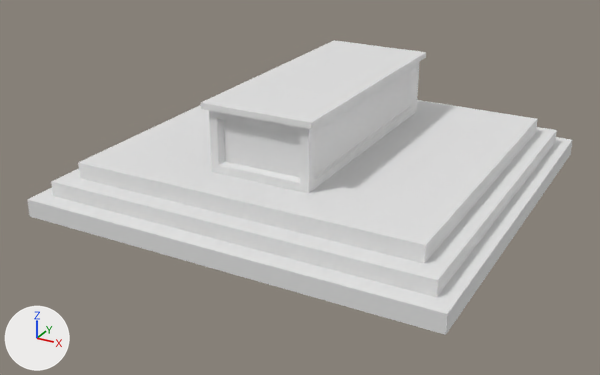
Renders of the Blender file Resources/ArtSharing/JuliaArt/CryptTopStuff/CryptTopMainRoom/CryptTopAlter.blend from each side of a commit.
Before and after are seen from a 50 mm camera at (14.3, -28.0, 13.5) aimed at (-0.4, -1.3, 0.2). The lights are fixed; the arrows at lower left show +X, +Y and +Z. The first picture is the older version.

Script lines for the objects in view, before the commit:
```python
me_cube_001 = bpy.data.meshes.new('Cube.001')
me_cube_001.from_pydata(...)  # 24 vertices, 22 faces; spans x -8.2..8.2, y -8.1..8.1, z 0.0..1.9
me_cube_004 = bpy.data.meshes.new('Cube.004')
me_cube_004.from_pydata(...)  # 48 vertices, 46 faces; spans x -2.2..2.2, y -5.2..5.2, z 1.91..4.56
ob_cube = bpy.data.objects.new('Cube', me_cube_004)
ob_cube.location = (0.0, 0.0, 0.0)
ob_cube_002 = bpy.data.objects.new('Cube.002', me_cube_001)
ob_cube_002.location = (0.0, 0.0, 0.0)
```
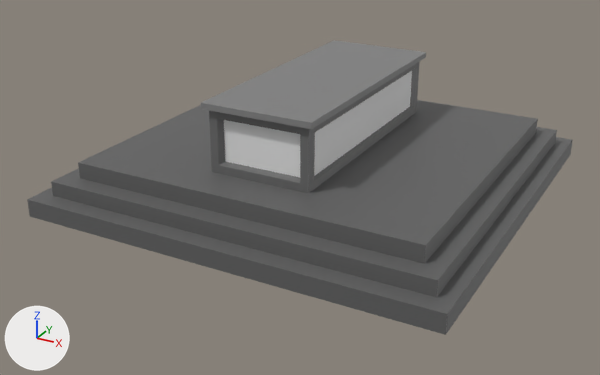
Commit message: Working on crypt stuff

Pixel boxes [x1, y1, x2, y2] of what changed, in the pictures (600 x 375 px):
'Cube.002', recoloured (white to dark grey): [27, 100, 573, 335] in both
part 1 of me_cube_004, recoloured (white to dark grey): [209, 111, 315, 193] in both
part 2 of me_cube_004, recoloured (white to dark grey): [410, 62, 420, 112] in both
part 3 of me_cube_004, recoloured: [309, 63, 418, 193] in both
part 4 of me_cube_004, recoloured (white to grey): [201, 40, 426, 129] in both

What the commit changed:
Material 'Alter' (mat_alter) is new.
Its base color is (0.148, 0.148, 0.148) (dark grey #6b6b6b).
Material 'AlterInside' (mat_alterinside) is new.
Its base color is (0.8, 0.8, 0.8) (white #e7e7e7).
Material 'AlterTop' (mat_altertop) is new.
Its base color is (0.223, 0.223, 0.223) (grey #828282).
Material 'AlterStairs' (mat_alterstairs) is new.
Its base color is (0.121, 0.121, 0.121) (dark grey #626262).
me_cube_001 has 24 vertices, 22 faces and spans x -8.2..8.2, y -8.1..8.1, z 0.0..1.9.
me_cube_001 gains material mat_alterstairs (dark grey #626262).
me_cube_004 has 48 vertices, 46 faces and spans x -2.2..2.2, y -5.2..5.2, z 1.91..4.56.
me_cube_004 is used by ob_cube; location (0.0, 0.0, 0.0).
me_cube_004 part 1: 12 of the faces centred in x -2.0..2.0, y -5.0..-4.54, z 2.07..4.17 switch from no material to mat_alter (dark grey #6b6b6b).
me_cube_004 part 2: 12 of the faces centred in x -2.0..2.0, y 4.54..5.0, z 2.07..4.17 switch from no material to mat_alter (dark grey #6b6b6b).
me_cube_004 part 3: 5 of the faces centred in x 0.0..2.0, y 0.0, z 1.91..4.17 switch from no material to mat_alter (dark grey #6b6b6b).
me_cube_004 part 4: all 9 faces centred in x -2.2..2.2, y -5.2..5.2, z 4.33..4.56 switch from no material to mat_altertop (grey #828282).
me_cube_004 gains material mat_alterinside (white #e7e7e7).
